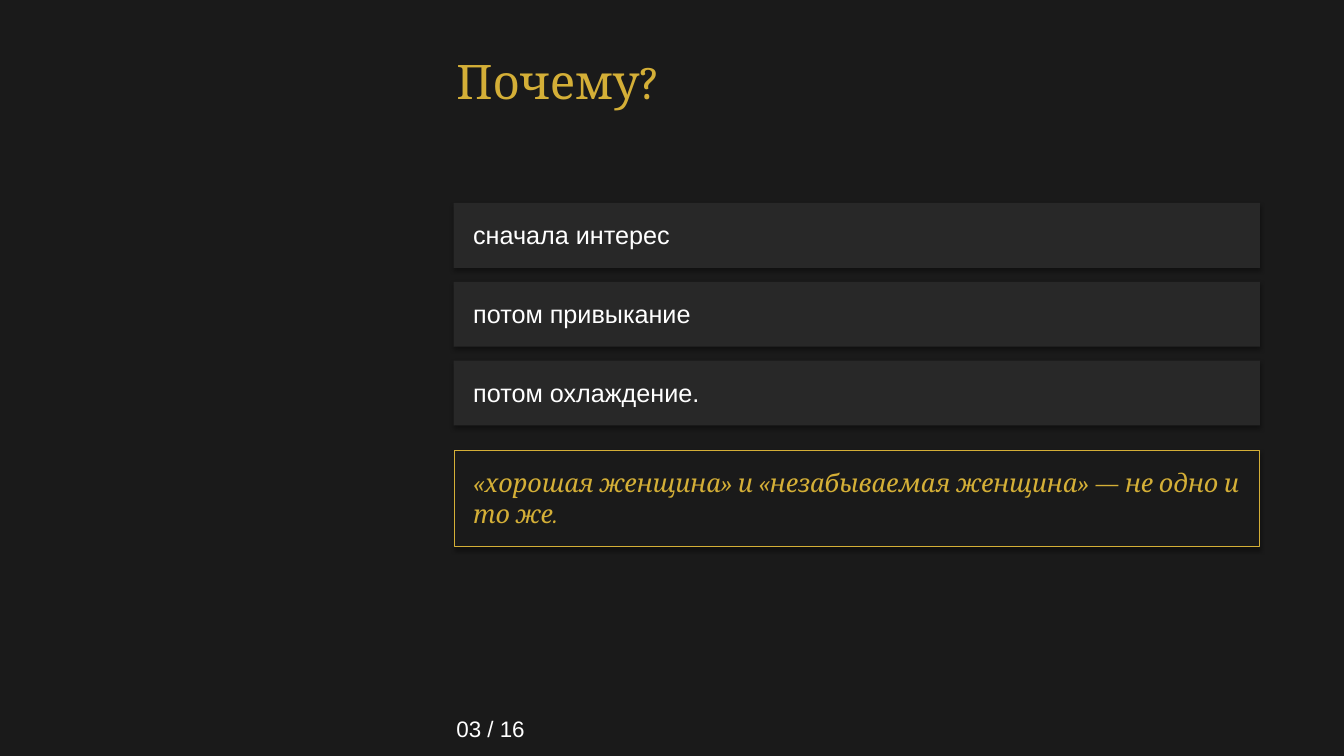
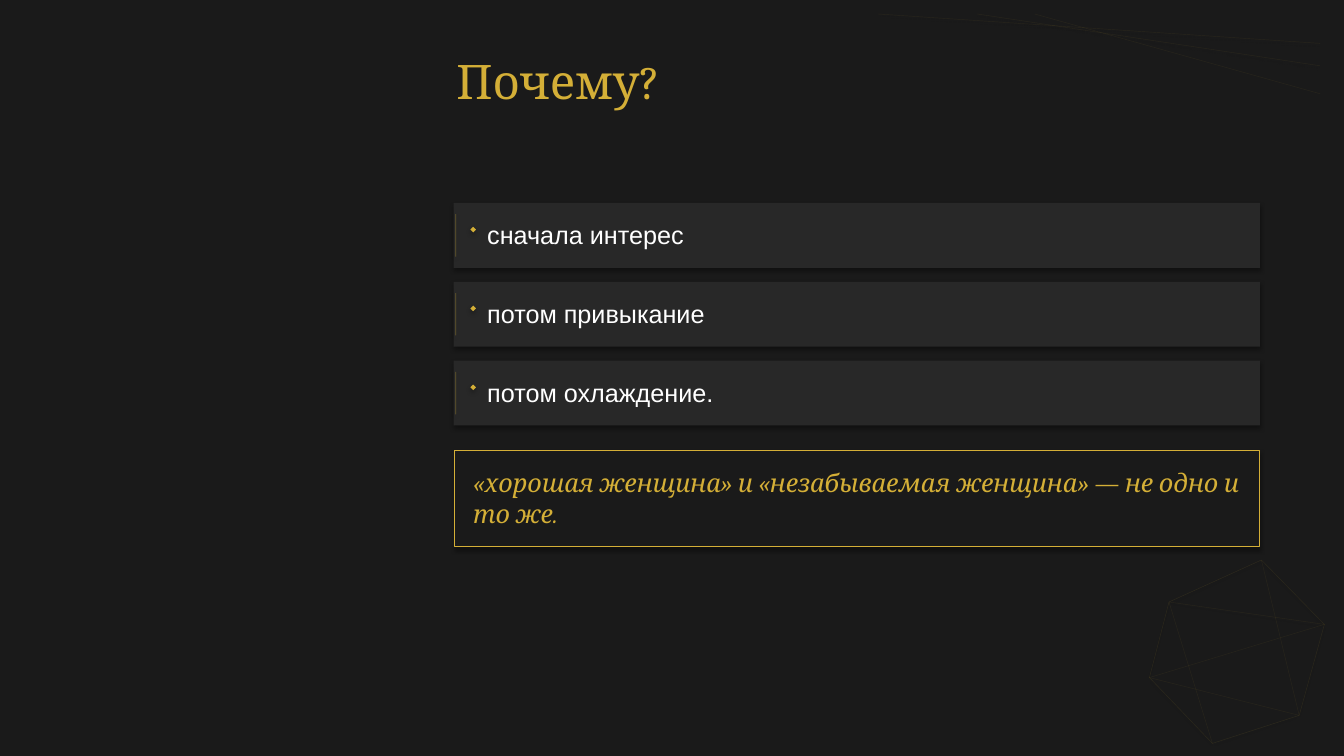
Before and after one commit to babylonofkommod-ai/-, a slide deck: slide 3 of Ваш Кристалл незабываемости.pptx. Drawn at 1344x756 pixels with LibreOffice and Linux fonts; fonts in the diff are those of the drawing. Boxes give left, top, right and bottom in pixels: in the first picture for what was removed or moved away, otherwise in the second. Text is boxed around its words. In the diff, an @@ line names an element or a change of style, - is before the commit and + after.

```diff
--- a/Ваш Кристалл незабываемости.pptx
+++ b/Ваш Кристалл незабываемости.pptx
@@ line added from (456, 214) to (456, 257), #D4AF37 0.5 pt @@
@@ diamond added at <box>471,227,477,233</box>, fill #D4AF37 @@
@@ line added from (456, 293) to (456, 336), #D4AF37 0.5 pt @@
@@ diamond added at <box>471,306,477,312</box>, fill #D4AF37 @@
@@ 3 texts: place and size @@
-3 texts at <box>473,230,700,407</box>
+3 texts at <box>487,230,714,407</box>
@@ line added from (456, 372) to (456, 414), #D4AF37 0.5 pt @@
@@ diamond added at <box>471,384,477,390</box>, fill #D4AF37 @@
@@ line added from (1170, 602) to (1261, 561), #D4AF37 0.35 pt @@
@@ text removed at <box>456,721,525,738</box> @@
-03 / 16
```
Also in this commit, not shown: 15 other slides changed, 2 other files.
